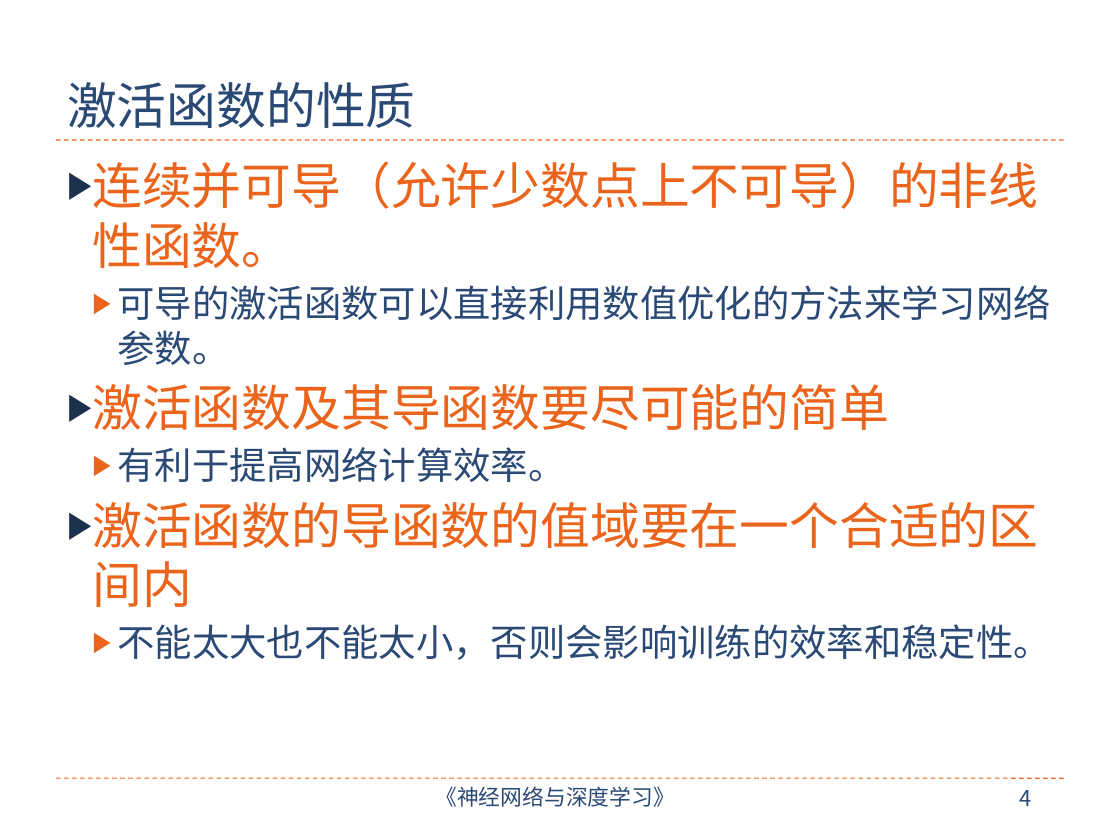
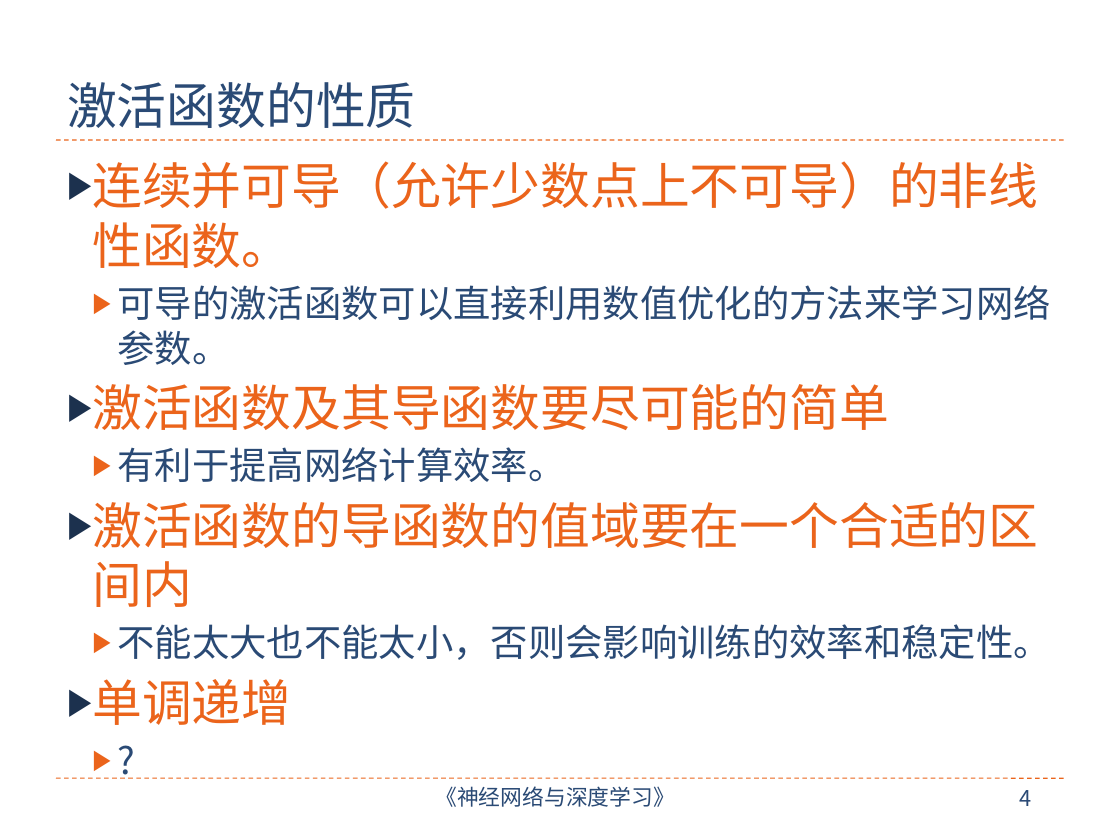
Before and after one commit to nndl/nndl.github.io, a slide deck: slide 4 of ppt/chap-前馈神经网络.pptx. Drawn at 1120x840 pixels with LibreOffice and Linux fonts; fonts in the diff are those of the drawing. Boxes give left, top, right and bottom in pixels: in the first picture for what was removed or moved away, otherwise in the second. Text is boxed around its words. In the diff, an @@ line names an element or a change of style, - is before the commit and + after.

```diff
--- a/ppt/chap-前馈神经网络.pptx
+++ b/ppt/chap-前馈神经网络.pptx
@@ text at [92,679,291,725]: paragraphs added @@
+▶ 单调递增
+  ▶ ?
```
Also in this commit, not shown: 7 other slides changed, 5 slides added.
